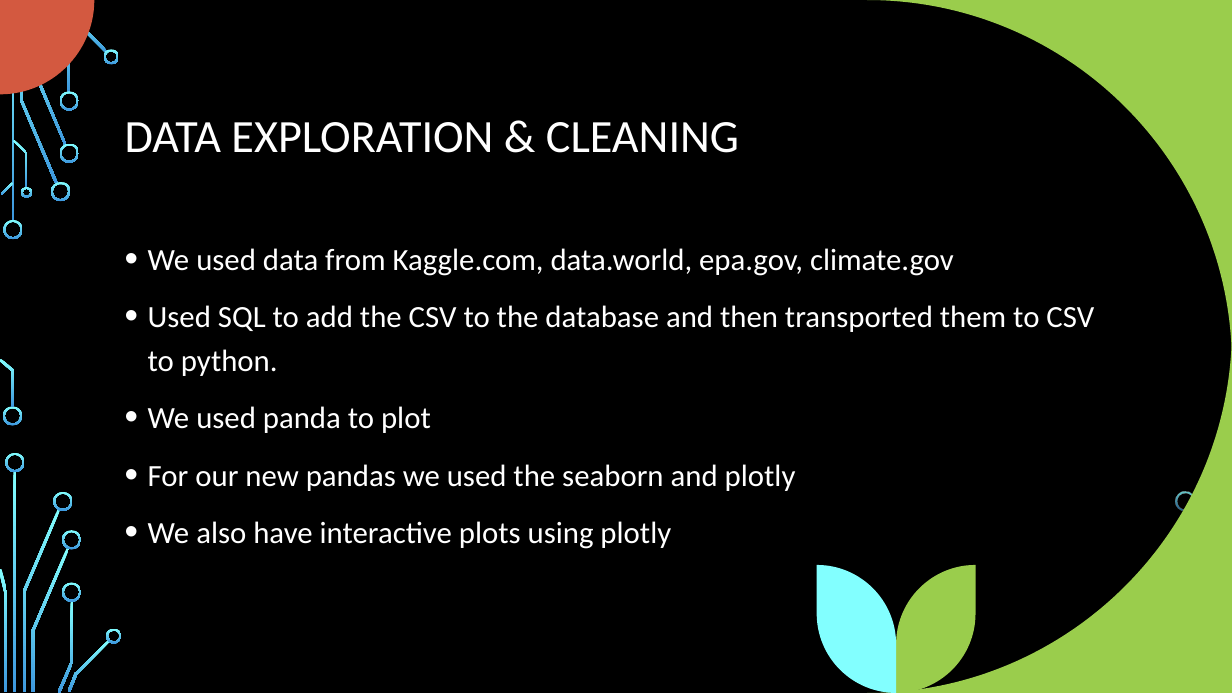
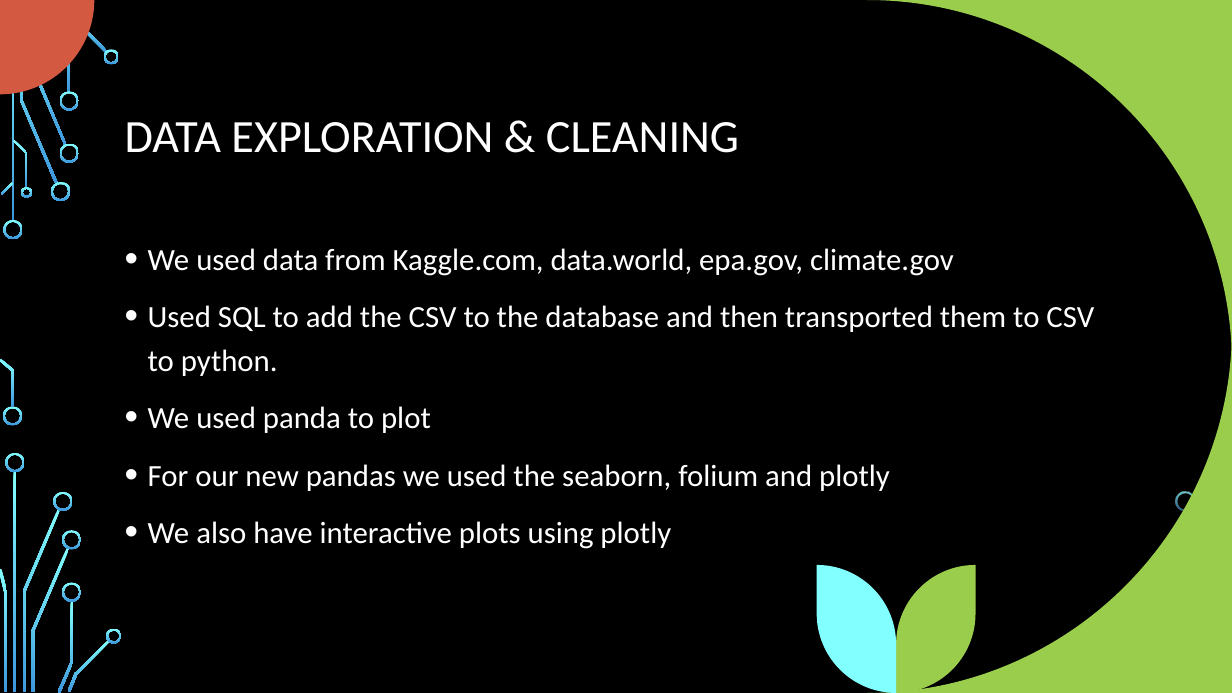
Before and after one commit to LinetOsoro/project_JS_DR_JR_LO, a slide deck: slide 5 of Understanding Global Climate Change.pptx. Drawn at 1232x693 pixels with LibreOffice and Linux fonts; fonts in the diff are those of the drawing; background and template pictures are left out. Boxes give left, top, right and bottom in pixels: in the first picture for what was removed or moved away, otherwise in the second. Text is boxed around its words. In the diff, an @@ line names an element or a change of style, - is before the commit and + after.

```diff
--- a/Understanding Global Climate Change.pptx
+++ b/Understanding Global Climate Change.pptx
@@ text at [148,464,890,491]: text changed @@
-• For our new pandas we used the seaborn and plotly
+• For our new pandas we used the seaborn, folium and plotly
```
Also in this commit, not shown: 1 slide added, 1 slide removed.
